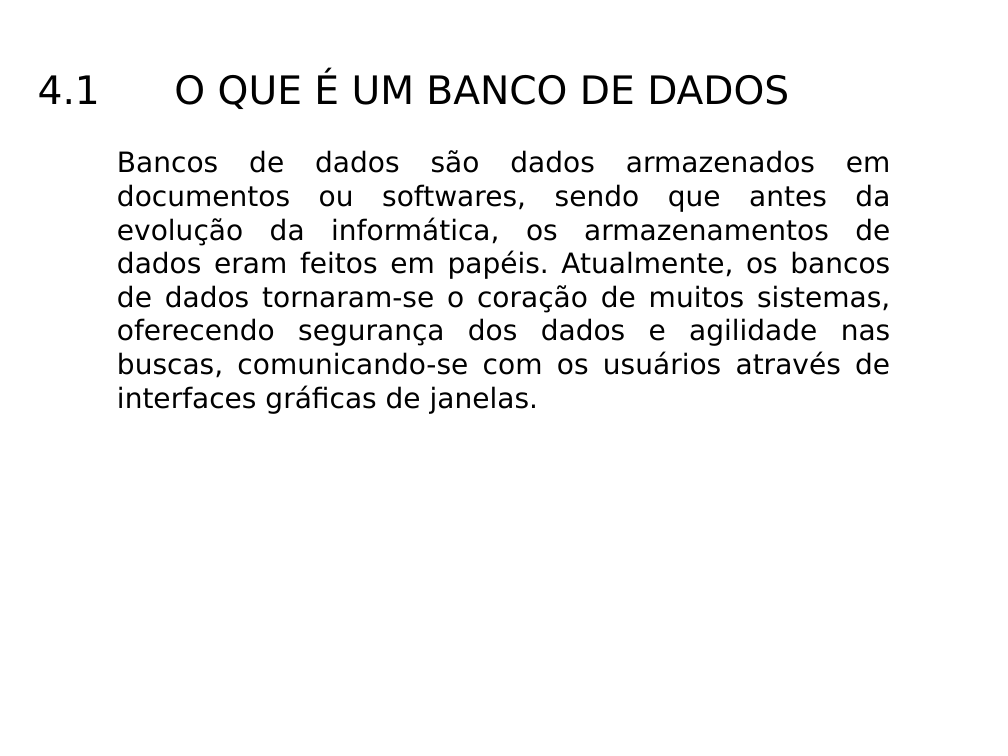
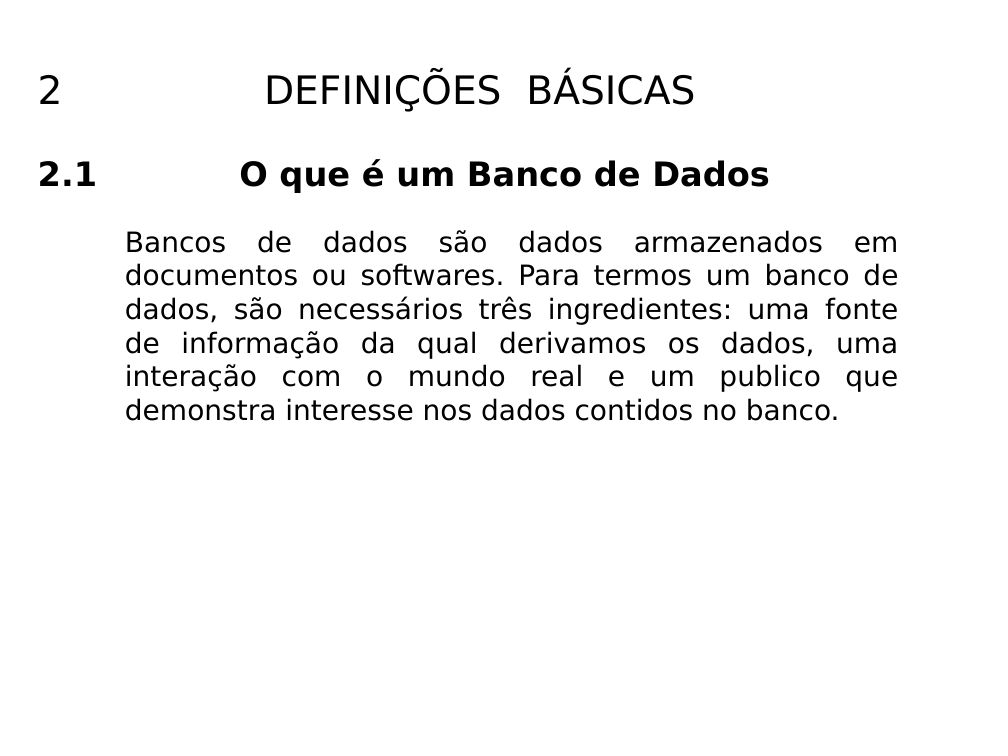
Before and after one commit to KeslleyWillian/Faculdade, a slide deck: slide 3 of 1-semestre/Fundamentos-da-computacao/Banco_de_dados.pptx (slide 6 before the commit). Drawn at 1008x756 pixels with LibreOffice and Linux fonts; fonts in the diff are those of the drawing. Boxes give left, top, right and bottom in pixels: in the first picture for what was removed or moved away, otherwise in the second. Text is boxed around its words. In the diff, an @@ line names an element or a change of style, - is before the commit and + after.

```diff
--- a/1-semestre/Fundamentos-da-computacao/Banco_de_dados.pptx
+++ b/1-semestre/Fundamentos-da-computacao/Banco_de_dados.pptx
@@ text at (38, 72, 695, 112): text changed @@
-4.1 O QUE É UM BANCO DE DADOS
+2 DEFINIÇÕES BÁSICAS
@@ text added at (38, 159, 770, 193), 24 pt, text #000000, bold @@
+2.1 O que é um Banco de Dados
@@ text at (125, 230, 899, 421): text changed @@
-Bancos de dados são dados armazenados em documentos ou softwares, sendo que antes da evolução da informática, os armazenamentos de dados eram feitos em papéis. Atualmente, os bancos de dados tornaram-se o coração de muitos sistemas, oferecendo segurança dos dados e agilidade nas buscas, comunicando-se com os usuários através de interfaces gráficas de janelas.
+Bancos de dados são dados armazenados em documentos ou softwares. Para termos um banco de dados, são necessários três ingredientes: uma fonte de informação da qual derivamos os dados, uma interação com o mundo real e um publico que demonstra interesse nos dados contidos no banco.
```
Also in this commit, not shown: 4 other slides changed, 15 slides added, 6 slides removed, 20 other files.
